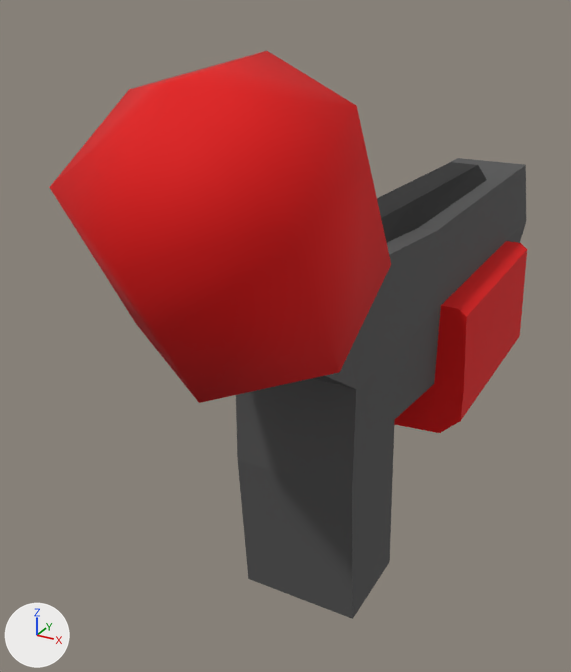
One commit to the FBX model Bryndzove Halusky/Assets/Models/Weapons/Pistol/Pistol.FBX: the scene before it, then after it.
Both versions are drawn from a 50 mm lens placed at (27.6, -56.4, 42.6), pointed at (-7.1, 6.8, 11.0). Lighting does not change. The marker at lower left points along +X, +Y and +Z.

The first picture shows 'Clip', 'Weapon'.
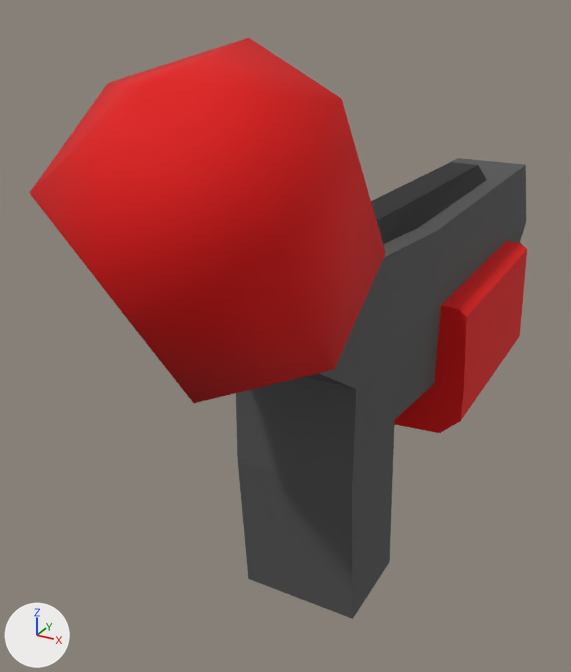
The newer file is also turned or shifted as a whole; pictures and numbers use the older file's frame.

Boxes [x1, y1, x2, y2] around the edits, measured in the pictures (571 x 672 px):
'Clip', moved, turned: before [49, 51, 391, 403]; after [30, 38, 386, 403]

The change, as a list of edits to the scene's bpy script:
```text
Change ob_clip:
    ob_clip.location: (0.0, -13.4, 28.0) -> (0.0, -14.8, 28.6)
    ob_clip.rotation_euler: (0.541, 0.0, 0.0) -> (-0.616, -3.142, 0.0)  # degrees (31, 0, 0) -> degrees (-35, -180, 0)
```
